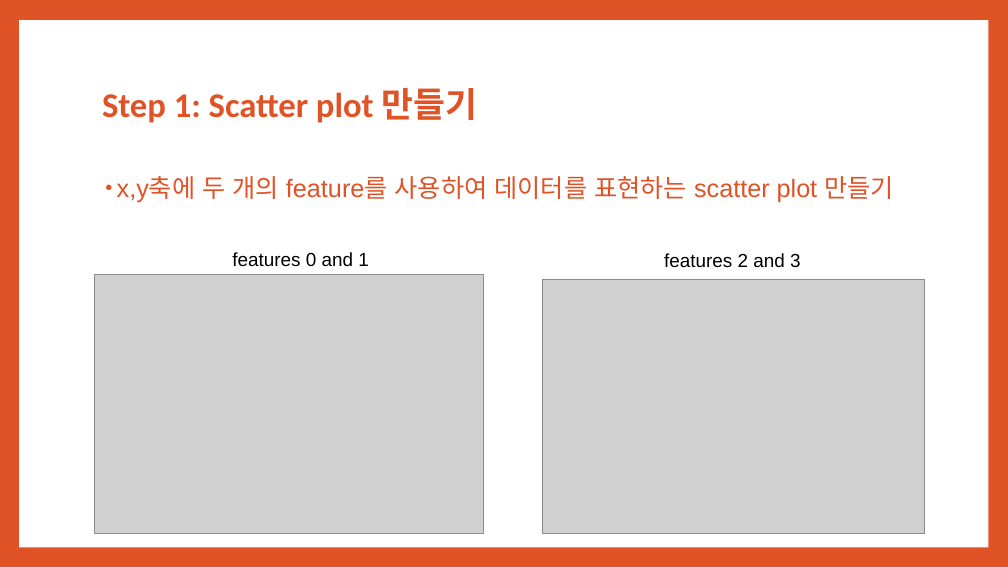
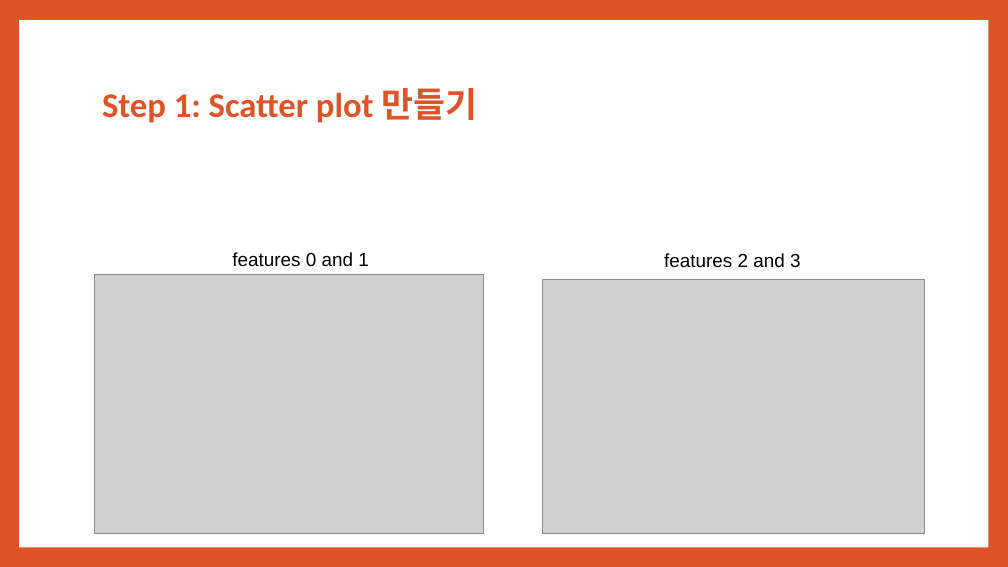
Before and after one commit to awesome-davian/VisTutorial, a slide deck: slide 18 of presentations/Matplotlib & Seaborn.pptx. Drawn at 1008x567 pixels with LibreOffice and Linux fonts; fonts in the diff are those of the drawing; grey boxes stand for pictures. Boxes give left, top, right and bottom in pixels: in the first picture for what was removed or moved away, otherwise in the second. Text is boxed around its words. In the diff, an @@ line names an element or a change of style, - is before the commit and + after.

Commit message:
Added multiple scatter plots

```diff
--- a/presentations/Matplotlib & Seaborn.pptx
+++ b/presentations/Matplotlib & Seaborn.pptx
@@ text removed at (117,176,894,203) @@
-• x,y축에 두 개의 feature를 사용하여 데이터를 표현하는 scatter plot 만들기
```
Also in this commit, not shown: 2 slides added, 1 other file.
